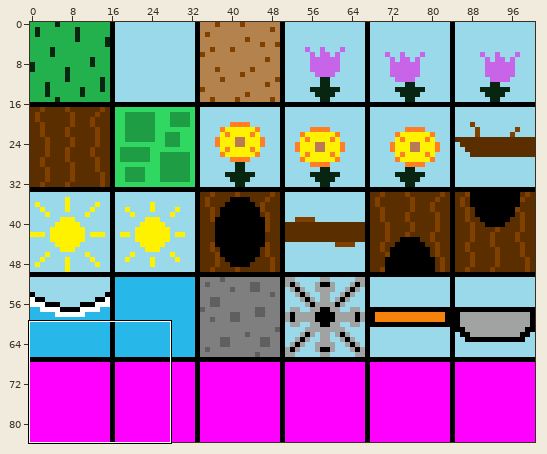
One commit to this sprite sheet: Resources/CommonTileset.png. The first picture is a wide view before the edit; the outline marks the close-up.
Close-up. Before:
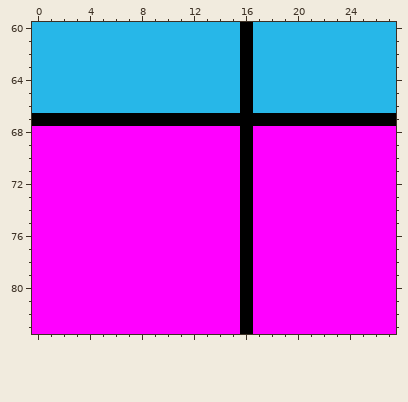
The file is 101x84 pixels. Shown: x 0..27, y 60..83.
After the commit:
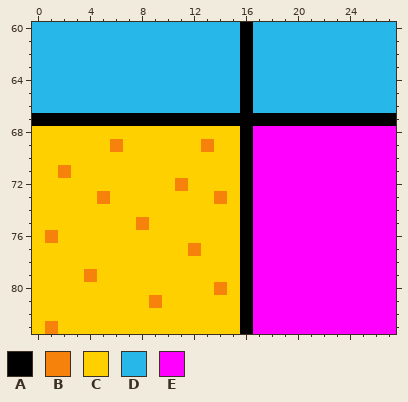
Palette (. is transparent): A #000000  B #f7820b  C #ffd000  D #27b7e8  E #ff00ff
Changes in this commit:
y 68: x 0..15 EEEEEEEEEEEEEEEE -> CCCCCCCCCCCCCCCC
y 69: x 0..15 EEEEEEEEEEEEEEEE -> CCCCCCBCCCCCCBCC
y 70: x 0..15 EEEEEEEEEEEEEEEE -> CCCCCCCCCCCCCCCC
y 71: x 0..15 EEEEEEEEEEEEEEEE -> CCBCCCCCCCCCCCCC
y 72: x 0..15 EEEEEEEEEEEEEEEE -> CCCCCCCCCCCBCCCC
y 73: x 0..15 EEEEEEEEEEEEEEEE -> CCCCCBCCCCCCCCBC
y 74: x 0..15 EEEEEEEEEEEEEEEE -> CCCCCCCCCCCCCCCC
y 75: x 0..15 EEEEEEEEEEEEEEEE -> CCCCCCCCBCCCCCCC
y 76: x 0..15 EEEEEEEEEEEEEEEE -> CBCCCCCCCCCCCCCC
y 77: x 0..15 EEEEEEEEEEEEEEEE -> CCCCCCCCCCCCBCCC
y 78: x 0..15 EEEEEEEEEEEEEEEE -> CCCCCCCCCCCCCCCC
y 79: x 0..15 EEEEEEEEEEEEEEEE -> CCCCBCCCCCCCCCCC
y 80: x 0..15 EEEEEEEEEEEEEEEE -> CCCCCCCCCCCCCCBC
y 81: x 0..15 EEEEEEEEEEEEEEEE -> CCCCCCCCCBCCCCCC
y 82: x 0..15 EEEEEEEEEEEEEEEE -> CCCCCCCCCCCCCCCC
y 83: x 0..15 EEEEEEEEEEEEEEEE -> CBCCCCCCCCCCCCCC
Changed places in both close-ups, as pixel boxes (x1, y1, x2, y2):
changed: (32, 126, 240, 334)
